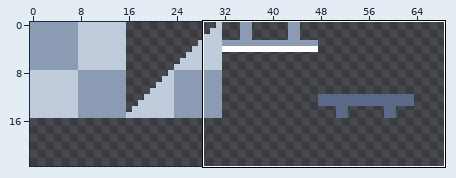
Edited in one commit: pixel-art file (Tilemap/Tilemap.aseprite). The first picture is a wide view before the edit; the outline marks the close-up.
Close-up. Before the commit:
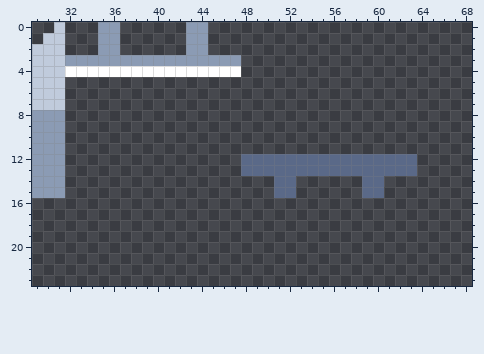
250x250 pixels, 1 frame. Shown: x 29..68, y 0..23. The wide view leaves out empty margins.
And afterwards:
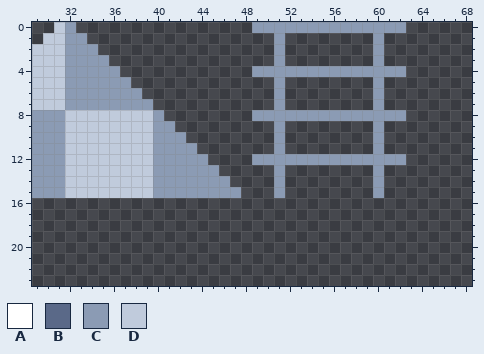
Palette (. is transparent): A #ffffff  B #5a6988  C #8b9bb4  D #c0cbdc
From old to new:
@@ x 29..68 @@
- 0 ..D...CC......CC........................
- 1 .DD...CC......CC........................
- 2 DDD...CC......CC........................
- 3 DDDCCCCCCCCCCCCCCCC.....................
- 4 DDDAAAAAAAAAAAAAAAA.....................
- 5 DDD.....................................
- 6 DDD.....................................
- 7 DDD.....................................
- 8 CCC.....................................
- 9 CCC.....................................
-10 CCC.....................................
-11 CCC.....................................
-12 CCC................BBBBBBBBBBBBBBBB.....
-13 CCC................BBBBBBBBBBBBBBBB.....
-14 CCC...................BB......BB........
-15 CCC...................BB......BB........
+ 0 ..DC................CCCCCCCCCCCCCC......
+ 1 .DDCC.................C........C........
+ 2 DDDCCC................C........C........
+ 3 DDDCCCC...............C........C........
+ 4 DDDCCCCC............CCCCCCCCCCCCCC......
+ 5 DDDCCCCCC.............C........C........
+ 6 DDDCCCCCCC............C........C........
+ 7 DDDCCCCCCCC...........C........C........
+ 8 CCCDDDDDDDDC........CCCCCCCCCCCCCC......
+ 9 CCCDDDDDDDDCC.........C........C........
+10 CCCDDDDDDDDCCC........C........C........
+11 CCCDDDDDDDDCCCC.......C........C........
+12 CCCDDDDDDDDCCCCC....CCCCCCCCCCCCCC......
+13 CCCDDDDDDDDCCCCCC.....C........C........
+14 CCCDDDDDDDDCCCCCCC....C........C........
+15 CCCDDDDDDDDCCCCCCCC...C........C........
 16 ........................................
